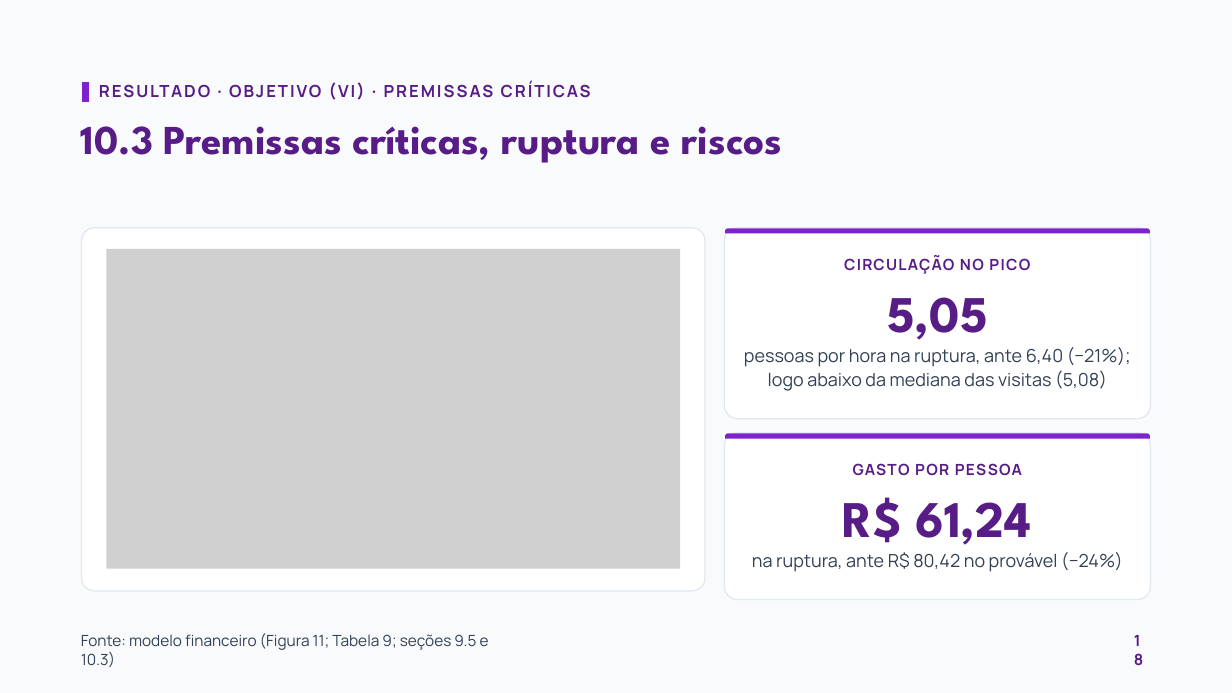
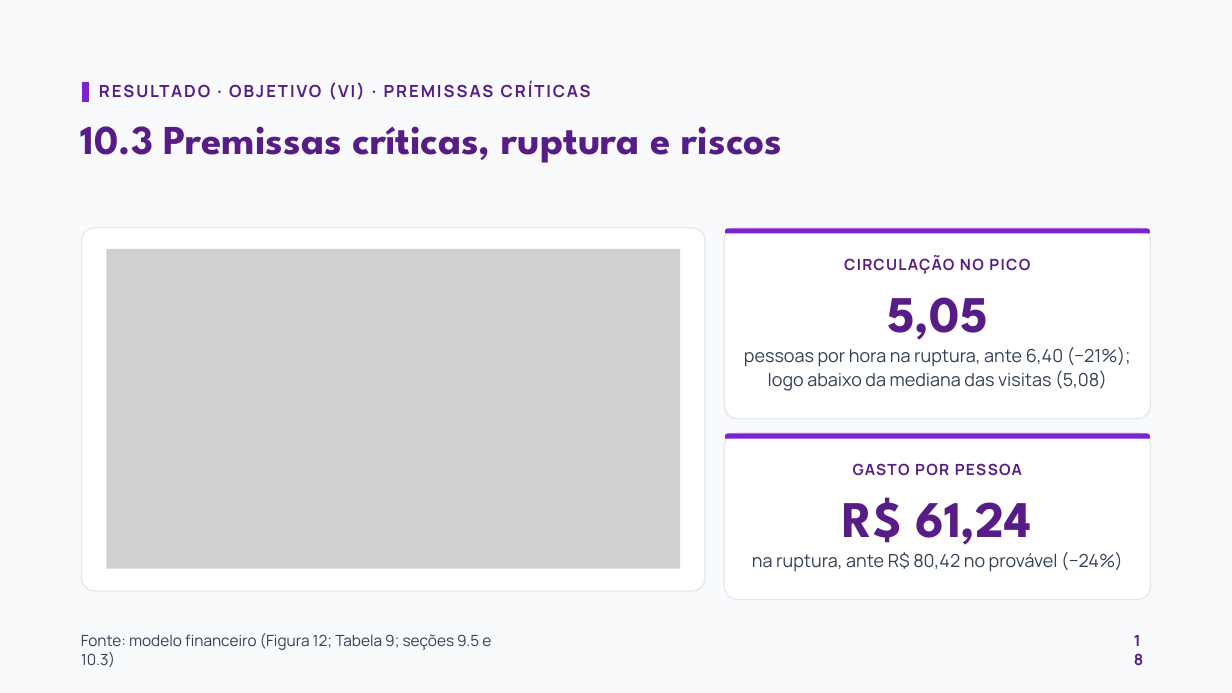
Before and after one commit to eusouopeu/interludio, a slide deck: slide 18 of downloads/slides-vfinal.pptx. Drawn at 1232x693 pixels with LibreOffice and Linux fonts; fonts in the diff are those of the drawing; grey boxes stand for pictures. Boxes give left, top, right and bottom in pixels: in the first picture for what was removed or moved away, otherwise in the second. Text is boxed around its words. In the diff, an @@ line names an element or a change of style, - is before the commit and + after.

```diff
--- a/downloads/slides-vfinal.pptx
+++ b/downloads/slides-vfinal.pptx
@@ text at bbox=[81, 633, 491, 667]: text changed @@
-Fonte: modelo financeiro (Figura 11; Tabela 9; seções 9.5 e 10.3)
+Fonte: modelo financeiro (Figura 12; Tabela 9; seções 9.5 e 10.3)
```
Also in this commit, not shown: 3 other slides changed, 2 other files.
